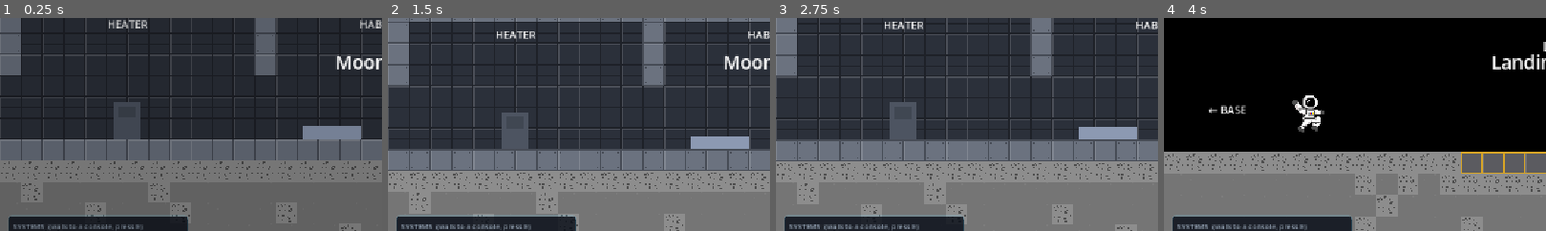
Above: before the commit, frames 1-4 (left to right).
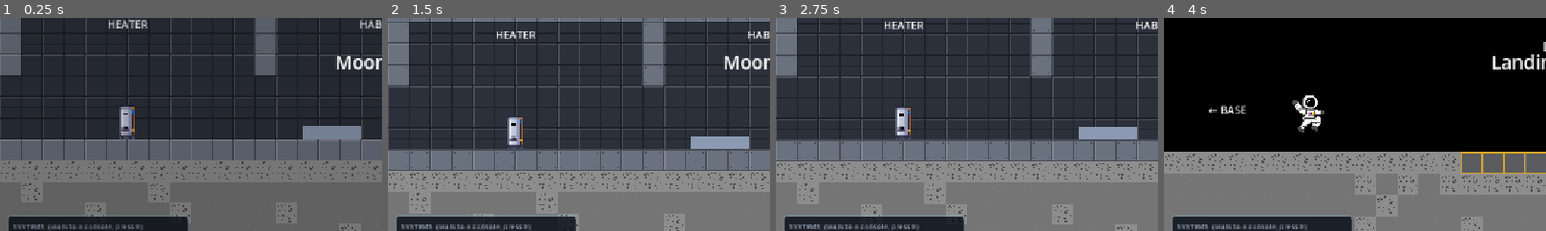
Above: after the commit, the same moments.

Repository: kushmdesai/72-Hours
Game: Godot game, scene res://scenes/main.tscn
Same seed, same stepped clock (60 frames per second), same inputs: the game is played once before the commit and once after it.
Inputs:
- Up to frame 1 (0.25 s): no input
- Up to frame 2 (1.5 s): hold E (interact) 0.53-1.28 s; hold D (move_right) from 0.53 s (still down); tap W (jump) at 0.77 s; tap E (interact) at 1.35 s
- Up to frame 3 (2.75 s): tap W (jump) at 1.52 s; release D (move_right) at 2.03 s; hold A (move_left) from 2.03 s (still down); hold E (interact) from 2.03 s (still down)
- Up to frame 4 (4 s): release A (move_left) at 2.78 s; release E (interact) at 2.78 s; hold D (move_right) from 2.78 s (still down); tap E (interact) at 2.85, 3.5 s; tap W (jump) at 3.02, 3.77 s; hold E (interact) from 3.53 s (still down)
The pictures show only the part of the screen within x 0-50%, y 26-76%; the shares and areas given below are measured in that part.

The runs differ from the first frame. In frame 1, 1.1% of the frame differs, in the area x 29-37%, y 39-57%; in frame 2, 1.1%; in frame 3, 1.1%; in frame 4, nothing differs.

Commit message:
Use the new heater and water recycler art for their consoles
The Heater and Water Recycler consoles now draw the teammates' pixel art
instead of grey boxes, switching between the on, off and broken images
as the system changes state. The renamed boiler and recycler images are
kept under assests/background.

Co-Authored-By: Claude Opus 5.5 (1M context) <noreply@anthropic.com>

Diff:
--- a/scenes/locations/base.tscn
+++ b/scenes/locations/base.tscn
@@ -2,6 +2,12 @@
 
 [ext_resource type="Script" path="res://scripts/location.gd" id="1_vsmf7"]
 [ext_resource type="TileSet" path="res://assests/tiles/moon_tileset.tres" id="2_2k5ee"]
+[ext_resource type="Texture2D" path="res://assests/background/Pixel-Art Basement Boiler Scene-1(Green).png (1).png" id="3_heater_on"]
+[ext_resource type="Texture2D" path="res://assests/background/bLACKED OUT BOILER .png (2).png" id="4_heater_off"]
+[ext_resource type="Texture2D" path="res://assests/background/Pixel-Art Basement Boiler Scene-1(Broken).png.png" id="5_heater_broken"]
+[ext_resource type="Texture2D" path="res://assests/background/Pixelated water recycler.png" id="6_water_on"]
+[ext_resource type="Texture2D" path="res://Pixelated water recycler (OFF).png" id="7_water_off"]
+[ext_resource type="Texture2D" path="res://assests/background/Pixelated water recycler (BROKEN).png" id="8_water_broken"]
 
 [node name="Base" type="Node2D" unique_id=25766017]
 script = ExtResource("1_vsmf7")
@@ -114,21 +120,15 @@
 
 [node name="Console" type="Node2D" parent="Rooms/WaterRecycler" unique_id=1345055963 groups=["system_consoles"]]
 metadata/system = "water"
-
-[node name="Body" type="ColorRect" parent="Rooms/WaterRecycler/Console" unique_id=1637013165]
-offset_left = -20.0
-offset_top = -56.0
-offset_right = 20.0
-mouse_filter = 2
-color = Color(0.3, 0.33, 0.38, 1)
-
-[node name="Screen" type="ColorRect" parent="Rooms/WaterRecycler/Console" unique_id=633311035]
-offset_left = -14.0
-offset_top = -50.0
-offset_right = 14.0
-offset_bottom = -32.0
-mouse_filter = 2
-color = Color(0.2, 0.75, 0.55, 1)
+metadata/on_texture = ExtResource("6_water_on")
+metadata/off_texture = ExtResource("7_water_off")
+metadata/broken_texture = ExtResource("8_water_broken")
+
+[node name="Machine" type="Sprite2D" parent="Rooms/WaterRecycler/Console"]
+texture_filter = 1
+position = Vector2(0, -27)
+scale = Vector2(3, 3)
+texture = ExtResource("7_water_off")
 
 [node name="Heater" type="Node2D" parent="Rooms" unique_id=1066545928 groups=["rooms"]]
 position = Vector2(1728, 0)
@@ -145,21 +145,15 @@
 
 [node name="Console" type="Node2D" parent="Rooms/Heater" unique_id=1805428136 groups=["system_consoles"]]
 metadata/system = "heater"
-
-[node name="Body" type="ColorRect" parent="Rooms/Heater/Console" unique_id=1456923322]
-offset_left = -20.0
-offset_top = -56.0
-offset_right = 20.0
-mouse_filter = 2
-color = Color(0.3, 0.33, 0.38, 1)
-
-[node name="Screen" type="ColorRect" parent="Rooms/Heater/Console" unique_id=538832076]
-offset_left = -14.0
-offset_top = -50.0
-offset_right = 14.0
-offset_bottom = -32.0
-mouse_filter = 2
-color = Color(0.2, 0.75, 0.55, 1)
+metadata/on_texture = ExtResource("3_heater_on")
+metadata/off_texture = ExtResource("4_heater_off")
+metadata/broken_texture = ExtResource("5_heater_broken")
+
+[node name="Machine" type="Sprite2D" parent="Rooms/Heater/Console"]
+texture_filter = 1
+position = Vector2(-3, -36)
+scale = Vector2(3, 3)
+texture = ExtResource("4_heater_off")
 
 [node name="Habitat" type="Node2D" parent="Rooms" unique_id=49911928 groups=["rooms"]]
 position = Vector2(2112, 0)
--- a/scripts/systems_controller.gd
+++ b/scripts/systems_controller.gd
@@ -166,10 +166,14 @@
 func _update_visuals() -> void:
 	var flash := _blink < 0.5
 	for console: Node2D in get_tree().get_nodes_in_group("system_consoles"):
+		var site: String = console.get_meta("system", "")
+		var machine := console.get_node_or_null("Machine") as Sprite2D
+		if machine:
+			_update_machine(console, machine, site)
+			continue
 		var screen := console.get_node_or_null("Screen") as ColorRect
 		if not screen:
 			continue
-		var site: String = console.get_meta("system", "")
 		if Base.failures_at(site).size() > 0:
 			screen.color = COLOR_BROKEN if flash else COLOR_OFF
 		elif site in Base.SYSTEMS:
@@ -179,6 +183,17 @@
 	var dusty := Base.failures.has("dust")
 	for panel: Node2D in get_tree().get_nodes_in_group("solar_panels"):
 		panel.modulate = DUST_TINT if dusty else Color.WHITE
+
+
+## Consoles drawn as a sprite swap between their on, off and broken art
+## (set as metadata on the Console node).
+func _update_machine(console: Node2D, machine: Sprite2D, site: String) -> void:
+	var state := "on" if Base.switches.get(site, false) else "off"
+	if Base.failures_at(site).size() > 0:
+		state = "broken"
+	var texture := console.get_meta(state + "_texture", null) as Texture2D
+	if texture:
+		machine.texture = texture
 
 
 func _update_alert() -> void:
Not shown, added: Pixelated water recycler (OFF).png.import
Not shown, added: assests/background/New Piskel-6.png.png.import
Renamed: assests/background/Pixel-Art Basement Boiler Scene-1.png.png -> assests/background/Pixel-Art Basement Boiler Scene-1(Broken).png.png
Not shown, added: assests/background/Pixel-Art Basement Boiler Scene-1(Broken).png.png.import
Renamed: assests/background/Pixel-Art Basement Boiler Scene-1.png (1).png -> assests/background/Pixel-Art Basement Boiler Scene-1(Green).png (1).png
Not shown, added: assests/background/Pixel-Art Basement Boiler Scene-1(Green).png (1).png.import
Not shown, added: assests/background/Pixelated water recycler (BROKEN).png.import
Renamed: Pixelated water recycler.png -> assests/background/Pixelated water recycler.png
Not shown, added: assests/background/Pixelated water recycler.png.import
Not shown, added: assests/background/bLACKED OUT BOILER .png (2).png.import
